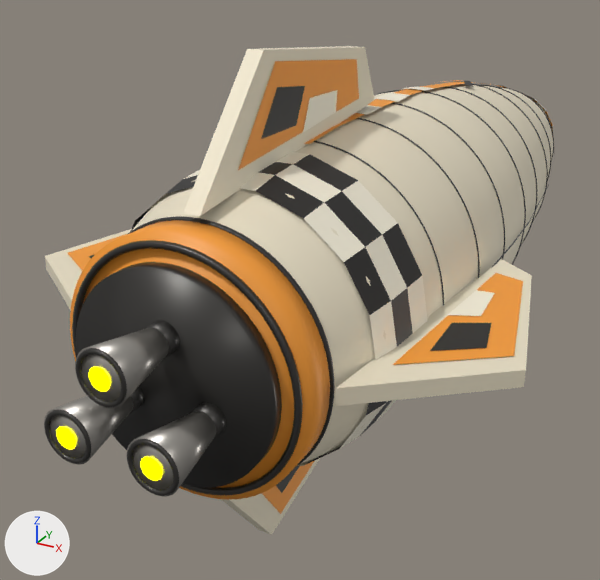
What one commit did to the glTF model ThoriumGap_JS/models/Ship_LunarCourier_95901.glb.
Both versions are drawn from a camera (50 mm lens) standing at (2.52, -6.48, 2.27) and looking at (-0.81, -0.41, -0.77). Every picture has the same lights, and +X, +Y and +Z are marked at lower left. The older version comes first. Where no turn or scale is listed for an object, it has been applied to the vertices.
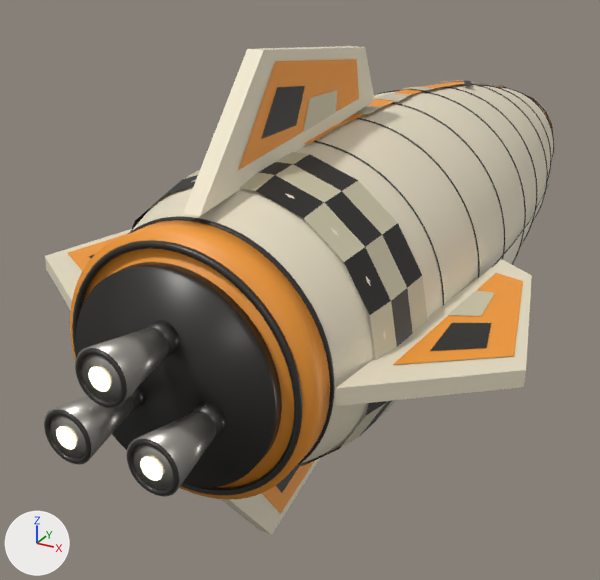
The change, as a diff of the scene's bpy script:
```diff
--- a/ThoriumGap_JS/models/Ship_LunarCourier_95901.glb.py
+++ b/ThoriumGap_JS/models/Ship_LunarCourier_95901.glb.py
@@ mat_ship_retrolunarfamily_courier_nose_checker_tail_bands_seed95901_hull_panel @@
 mat_ship_retrolunarfamily_courier_nose_checker_tail_bands_seed95901_hull_panel = principled_material('Ship_RetroLunarFamily_Courier_nose_checker_tail_bands_Seed95901_Hull_Panel')
-mat_ship_retrolunarfamily_courier_nose_checker_tail_bands_seed95901_hull_panel.base_color = (0.94, 0.88, 0.72)  # pale yellow #f8f1dd
+mat_ship_retrolunarfamily_courier_nose_checker_tail_bands_seed95901_hull_panel.base_color = (0.62, 0.57, 0.4)  # beige #cec7aa
 mat_ship_retrolunarfamily_courier_nose_checker_tail_bands_seed95901_hull_panel.metallic = 0.03
@@ mat_engineglow @@
 mat_engineglow.roughness = 1.0
-mat_engineglow.emission_color = (1.0, 1.0, 0.0)  # yellow #ffff00
+mat_engineglow.emission_color = (0.62, 0.57, 0.4)  # beige #cec7aa
 mat_engineglow.emission_strength = 5.0
```

What differs and where, as boxes [x1, y1, x2, y2] in the pictures (600 x 580 px):
'PaintCheckerBand_Aft_Tile_01_03', recoloured (pale yellow to beige): [304, 203, 365, 262] in both
'PaintCheckerBand_Aft_Tile_02_02', recoloured (pale yellow to beige): [366, 235, 407, 300] in both
'PaintCheckerBand_Aft_Tile_03_03', recoloured (pale yellow to beige): [342, 181, 397, 234] in both
'EngineEmitter', recoloured: [56, 367, 162, 481] in both
'PaintCheckerBand_Aft_Tile_01_01', recoloured: [370, 301, 397, 360] in both
'PaintCheckerBand_Aft_Tile_02_04', recoloured (pale yellow to beige): [276, 164, 341, 202] in both
'TailFinCheckerPatch_Dorsal_02_B', recoloured (pale yellow to beige): [303, 90, 337, 132] in both
'PaintCheckerBand_Aft_Tile_03_01', recoloured (pale yellow to beige): [407, 275, 428, 333] in both
'TailFinCheckerPatch_Right_02_A', recoloured (pale yellow to beige): [448, 290, 495, 316] in both
'PaintCheckerBand_Aft_Tile_01_17', recoloured (pale yellow to beige): [341, 403, 386, 448] in both
'PaintCheckerBand_Aft_Tile_01_05', recoloured (pale yellow to beige): [240, 172, 274, 191] in both
'PaintCheckerBand_Aft_Tile_03_05', recoloured (pale yellow to beige): [276, 152, 309, 164] in both
'DorsalArmorPlate_02_WarmInset', recoloured: [374, 93, 410, 102] in both
'DorsalArmorPlate_01_WarmInset', recoloured: [356, 105, 381, 115] in both
'DorsalArmorPlate_03_WarmInset', recoloured: [404, 87, 435, 91] in both
'PaintCheckerBand_Aft_Tile_03_17', recoloured: [374, 400, 396, 423] in both
'PaintCheckerBand_Aft_Tile_02_06', recoloured: [184, 170, 200, 179] in both
'PaintCheckerBand_Aft_Tile_01_15', recoloured: [298, 461, 307, 466] in both
'TailFinRootFairing_Right', recoloured: [467, 278, 476, 286] in both
